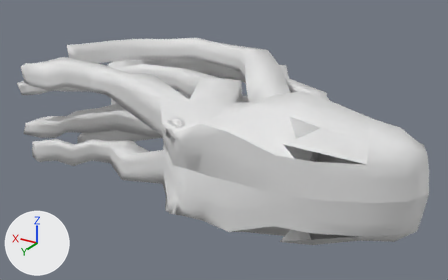
What one commit did to the Blender file Assets/Models/octopus_smoooth.blend.
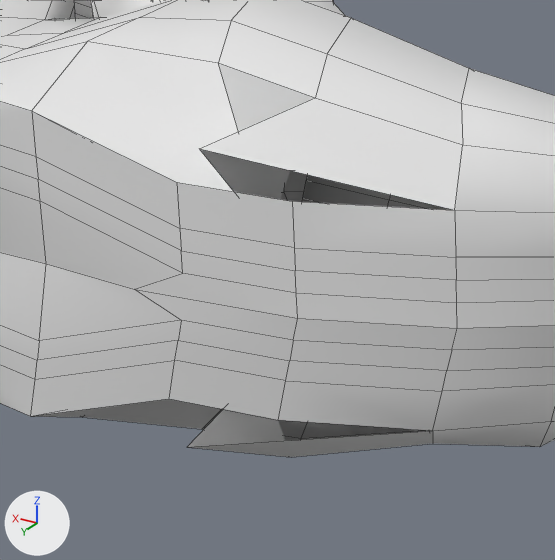
Each version appears first whole from a 50 mm camera at (-1.298, 2.088, 0.944) aimed at (-0.098, 0.088, -0.056), and next in a close-up on the part from 49% to 89% of the width and 34% to 99% of the height. Every picture has the same lights, and +X, +Y and +Z are marked at lower left. The close-ups show mesh edges as thin lines.

In view in the first close-up: 'Head'.
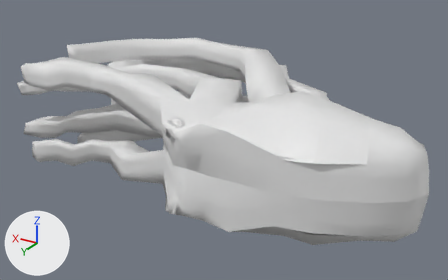
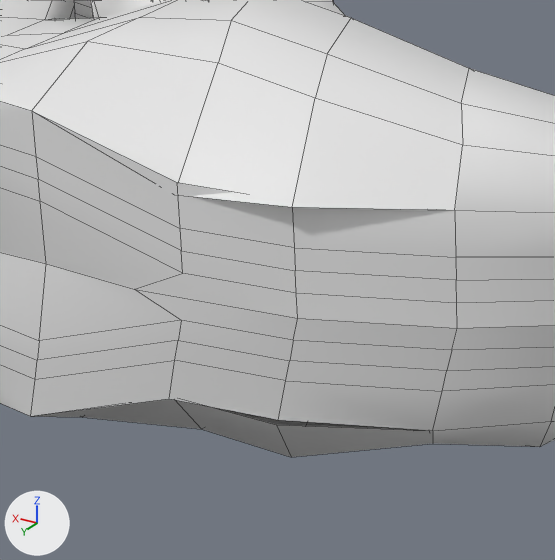
Where the change shows, as pixel boxes [x1, y1, x2, y2] in the close-ups (555 x 560 px; the box of a moved part takes in the faces that stretch with it):
part 1 of me_plane_001, moved or reshaped
    both: [32, 42, 463, 457]

Patch to the scene script:
```diff
--- a/Assets/Models/octopus_smoooth.blend.py
+++ b/Assets/Models/octopus_smoooth.blend.py
@@ me_plane_001 @@
 me_plane_001.from_pydata(...)  # 1249 vertices, 1200 faces, 1 loose edge; spans x -0.95..0.77, y -0.41..0.54, z -0.26..0.26
 # used by ob_head; location = (0.0, -0.003, 0.0)
-me_plane_001.vertices[208].co = (-0.61, 0.45, -0.08)
-me_plane_001.vertices[210].co = (-0.55, 0.49, -0.18)  # pixel (186, 447)
-me_plane_001.vertices[839].co = (-0.61, 0.45, 0.08)
-me_plane_001.vertices[841].co = (-0.55, 0.49, 0.18)  # pixel (199, 148)
+# me_plane_001 part 1
+me_plane_001.vertices[208].co = (-0.52, 0.48, -0.13)
+me_plane_001.vertices[210].co = (-0.64, 0.47, -0.13)  # pixel (276, 424)
+me_plane_001.vertices[839].co = (-0.52, 0.48, 0.11)
+me_plane_001.vertices[841].co = (-0.65, 0.47, 0.13)  # pixel (292, 207)
 me_plane_001.materials.append(mat_material_001)
```
